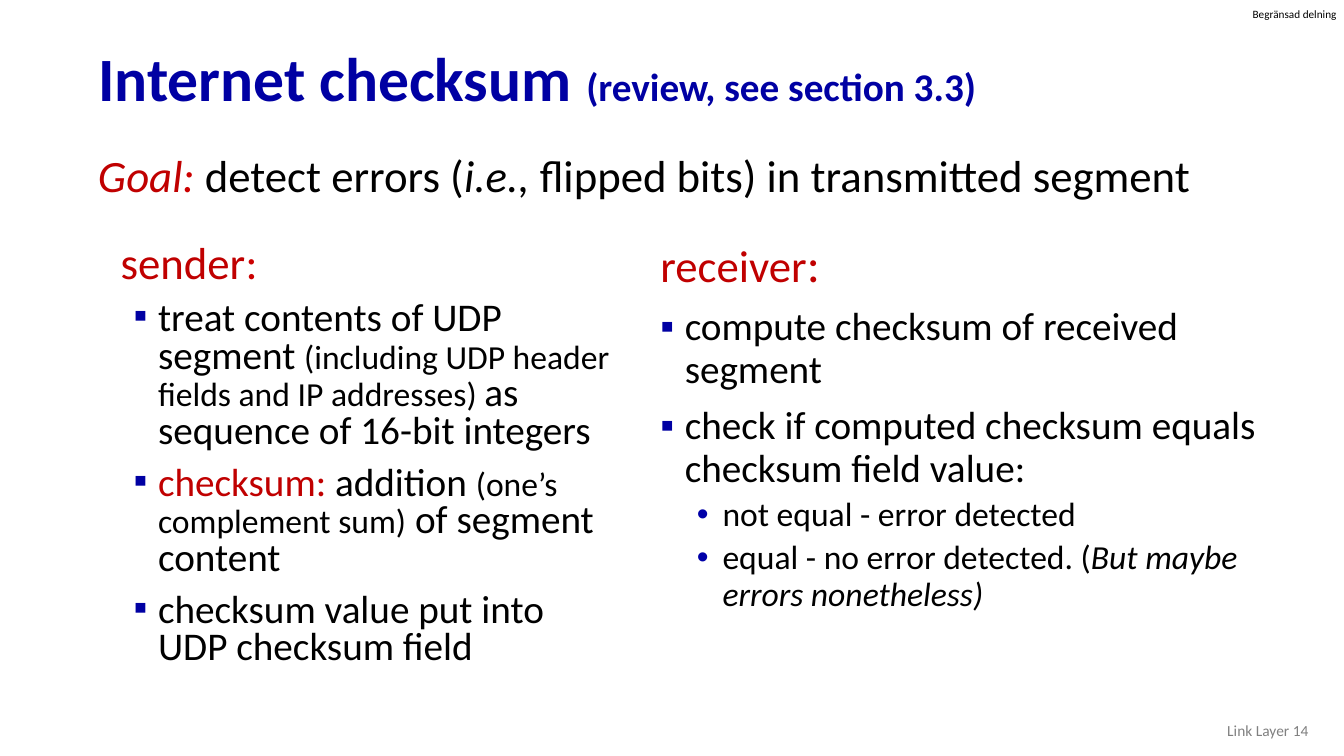
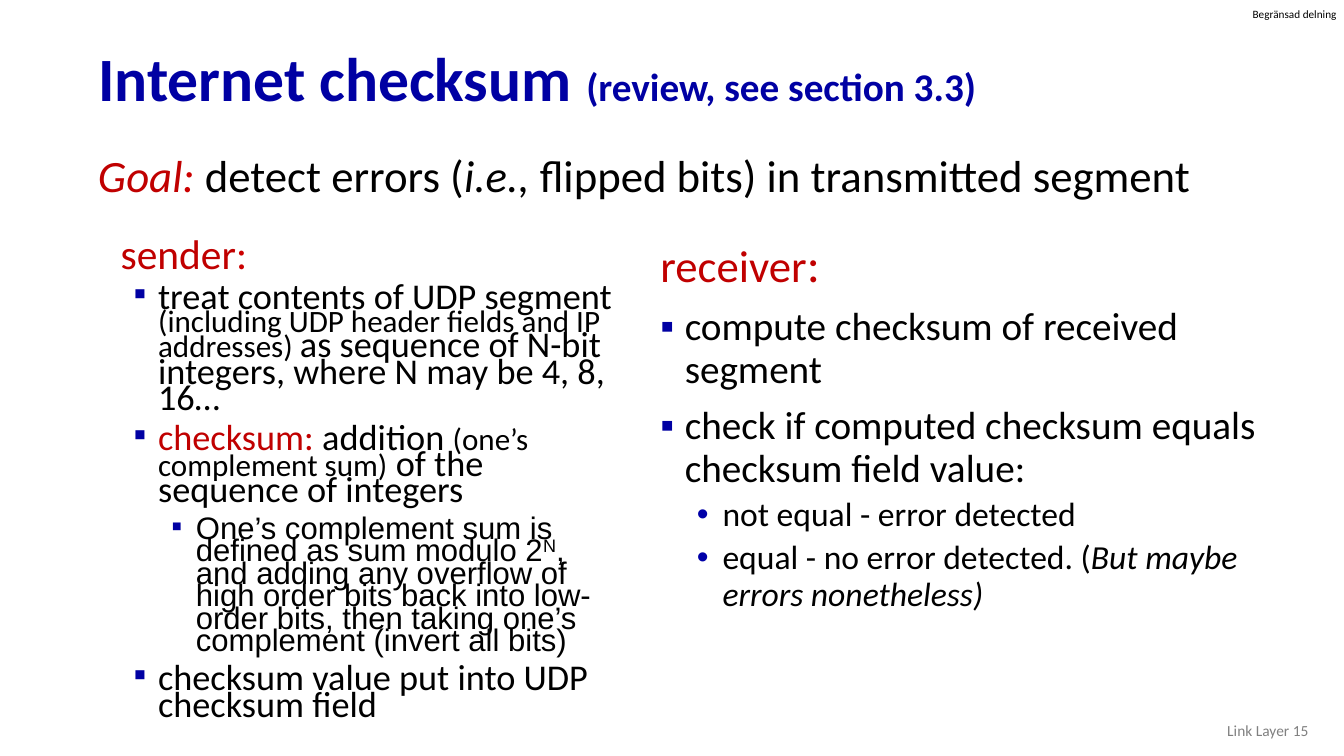
Before and after one commit to guhofstra/CSC175, a slide deck: slide 15 of PPTs/6.1 6.2 Introduction Error-Detection and -Correction Techniques.pptx (slide 14 before the commit). Drawn at 1344x756 pixels with LibreOffice and Linux fonts; fonts in the diff are those of the drawing. Boxes give left, top, right and bottom in pixels: in the first picture for what was removed or moved away, otherwise in the second. Text is boxed around its words. In the diff, an @@ line names an element or a change of style, - is before the commit and + after.

```diff
--- a/PPTs/6.1 6.2 Introduction Error-Detection and -Correction Techniques.pptx
+++ b/PPTs/6.1 6.2 Introduction Error-Detection and -Correction Techniques.pptx
@@ text at (121,240,588,718): size 32 to 29.6 pt in "sender:"; size 28 to 25.9 pt in "checksum value put into UDP checksum field"; line spacing 0.7 to 0.5; line spacing 0.8 to 0.6 @@
@@ text at (158,284,612,657): text changed; size 28 to 22.2 pt @@
-▪ treat contents of UDP segment (including UDP header fields and IP addresses) as sequence of 16-bit integers
-▪ checksum: addition (one’s complement sum) of segment content
+▪ treat contents of UDP segment (including UDP header fields and IP addresses) as sequence of N-bit integers, where N may be 4, 8, 16…
+▪ checksum: addition (one’s complement sum) of the sequence of integers
+  ▪ One’s complement sum is defined as sum modulo 2N, and adding any overflow of high order bits back into low-order bits, then taking one’s complement (invert all bits)
@@ page number at (1227,725,1309,739): text changed @@
-Link Layer 14
+Link Layer 15
```
Also in this commit, not shown: 4 other slides changed, 4 slides added, 20 other files.
